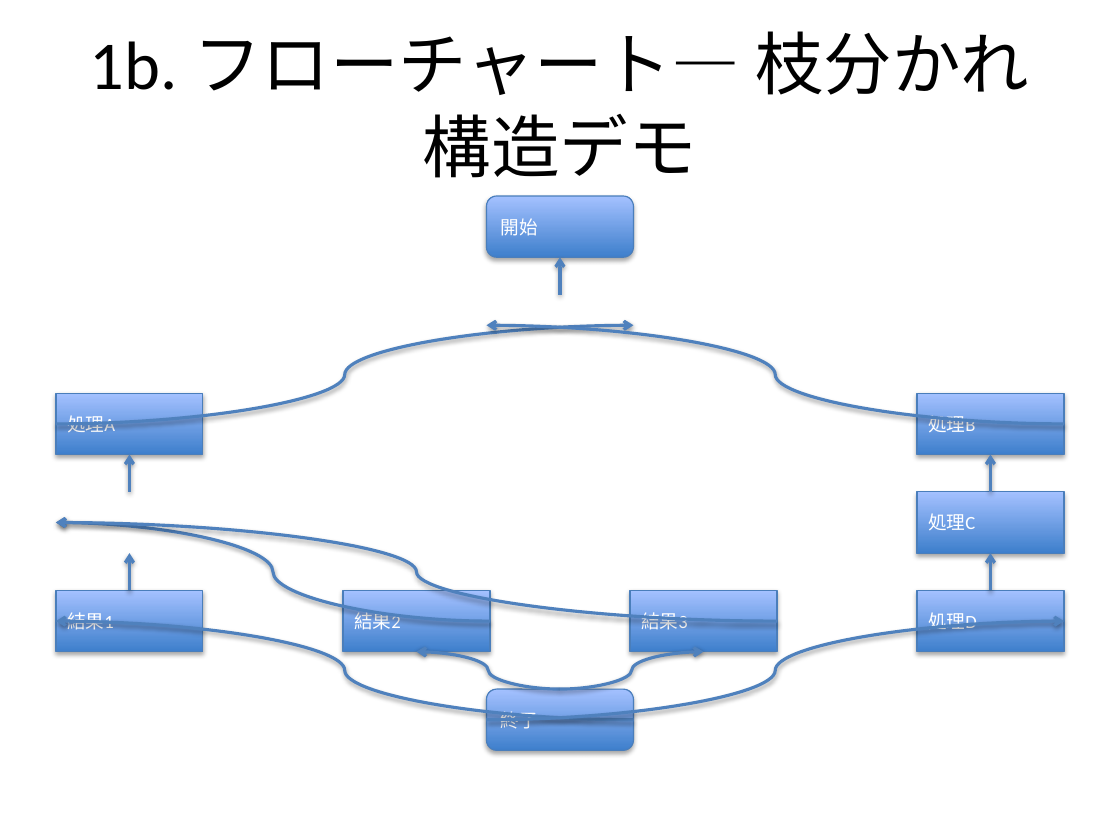
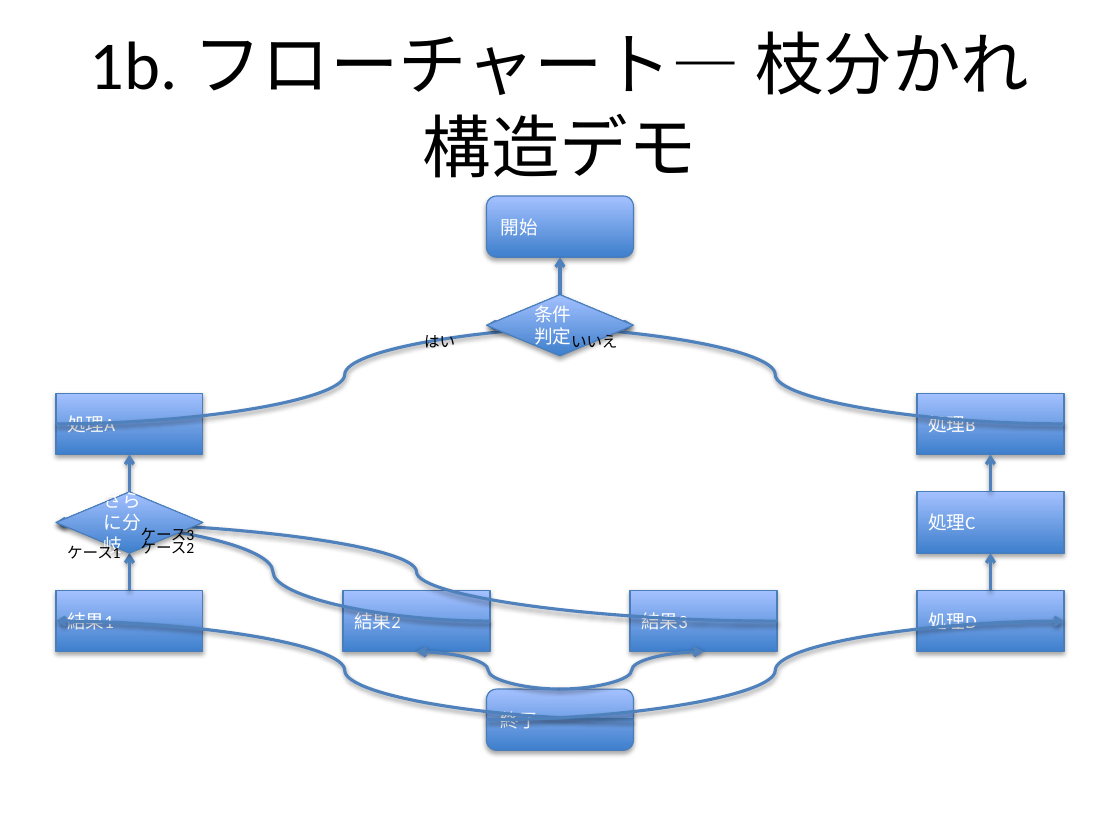
Before and after one commit to notfolder/qmd_to_pptx, a slide deck: slide 14 of demo_full.pptx. Drawn at 1120x840 pixels with LibreOffice and Linux fonts; fonts in the diff are those of the drawing. Boxes give left, top, right and bottom in pixels: in the first picture for what was removed or moved away, otherwise in the second. Text is boxed around its words. In the diff, an @@ line names an element or a change of style, - is before the commit and + after.

```diff
--- a/demo_full.pptx
+++ b/demo_full.pptx
@@ diamond added at bbox=[486, 295, 633, 356], fill gradient #3F80CE to #A4C4FF, outline #4B7EBC 0.75 pt, 12 pt, text #FFFFFF @@
+条件判定
@@ text added at bbox=[424, 335, 455, 348], 10 pt, text #000000 @@
+はい
@@ text added at bbox=[571, 333, 618, 353], 10 pt, text #000000 @@
+いいえ
@@ group added at bbox=[56, 492, 203, 559]: 3 texts, 1 diamond @@
+さらに分岐
+ケース1
+ケース2
+ケース3
```
Also in this commit, not shown: 8 other slides changed, 4 other files.
